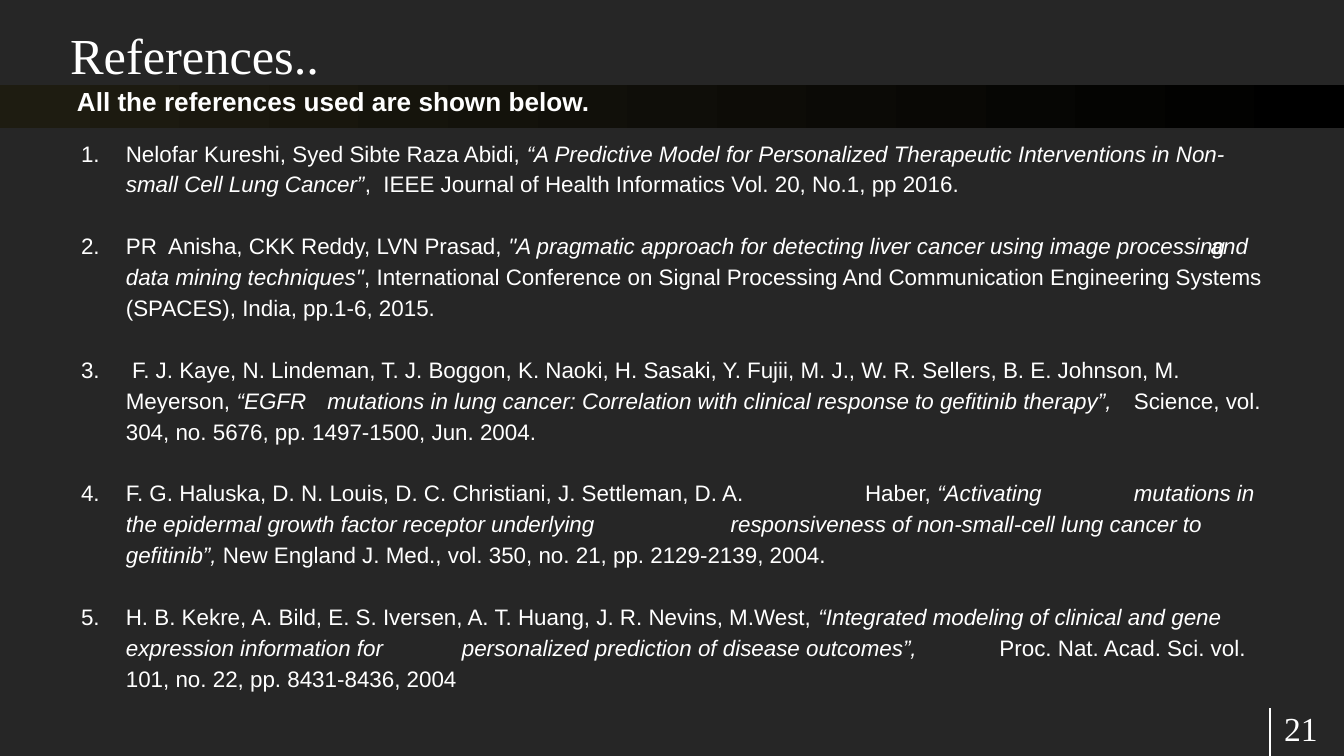
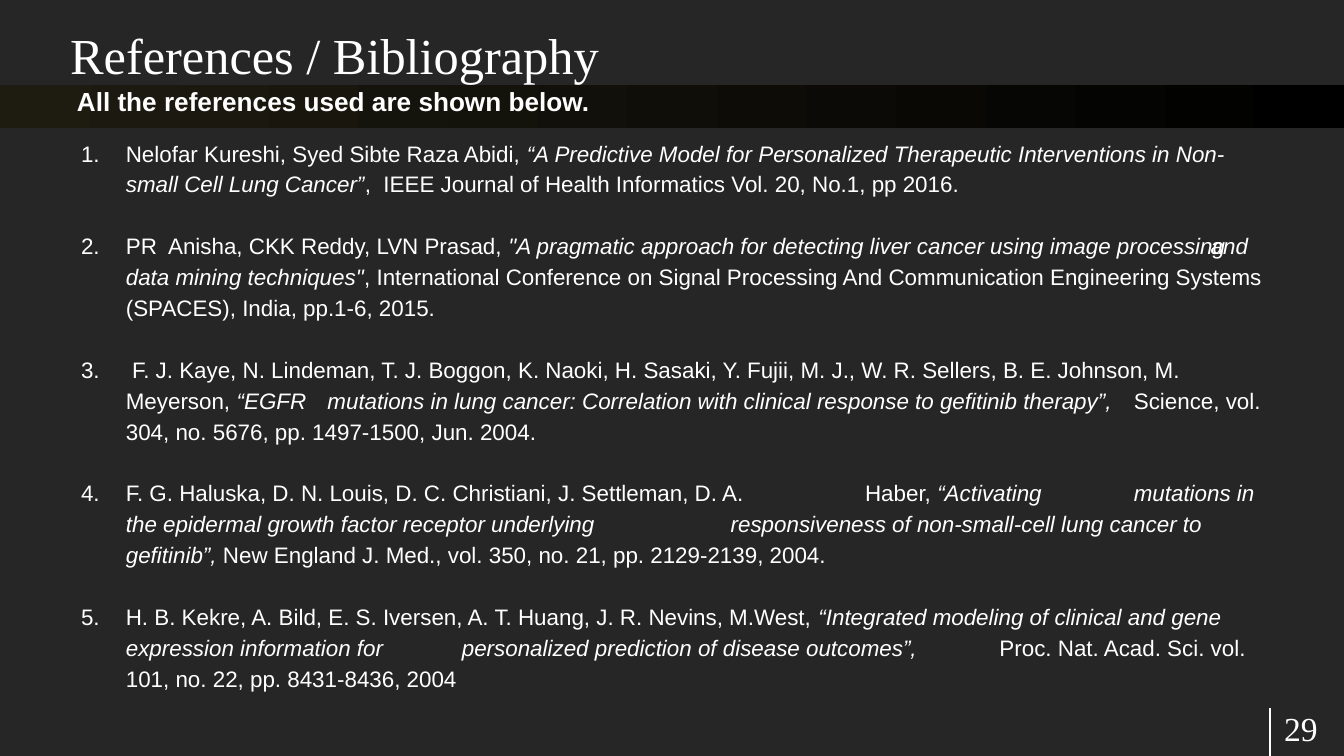
Before and after one commit to raghavddps2/Digital-Image-Processing-Project, a slide deck: slide 29 of Presentation/Digital Image Processing Project.pptx (slide 21 before the commit). Drawn at 1344x756 pixels with LibreOffice and Linux fonts; fonts in the diff are those of the drawing. Boxes give left, top, right and bottom in pixels: in the first picture for what was removed or moved away, otherwise in the second. Text is boxed around its words. In the diff, an @@ line names an element or a change of style, - is before the commit and + after.

```diff
--- a/Presentation/Digital Image Processing Project.pptx
+++ b/Presentation/Digital Image Processing Project.pptx
@@ text at [70,38,599,85]: text changed @@
-References..
+References / Bibliography
@@ page number at [1284,718,1318,742]: text changed @@
-21
+29
```
Also in this commit, not shown: 7 other slides changed, 8 slides added, 20 other files.
